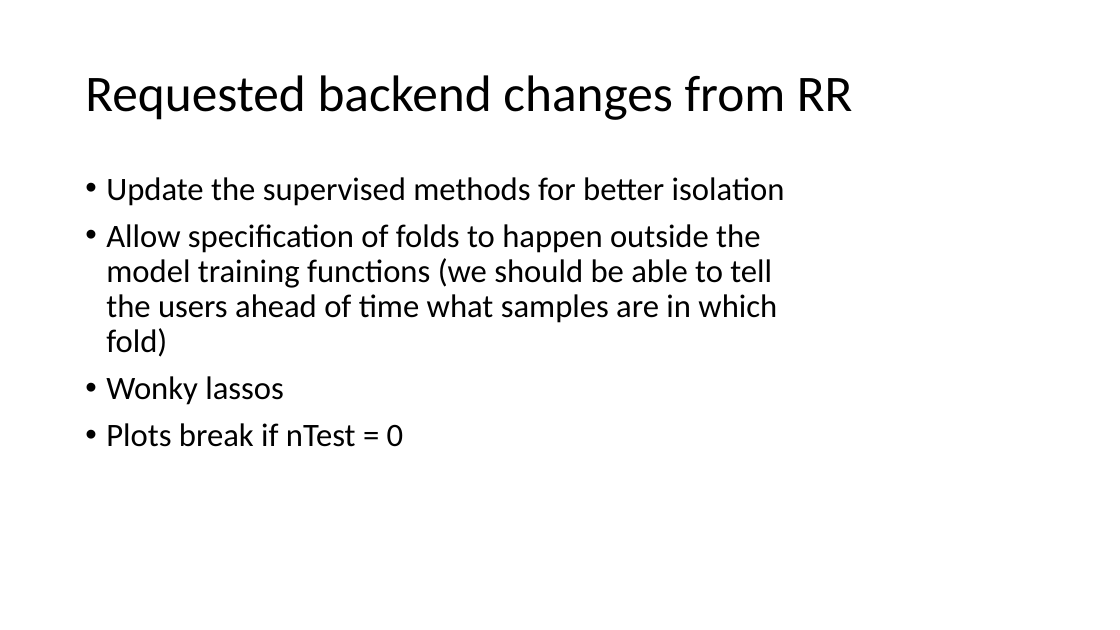
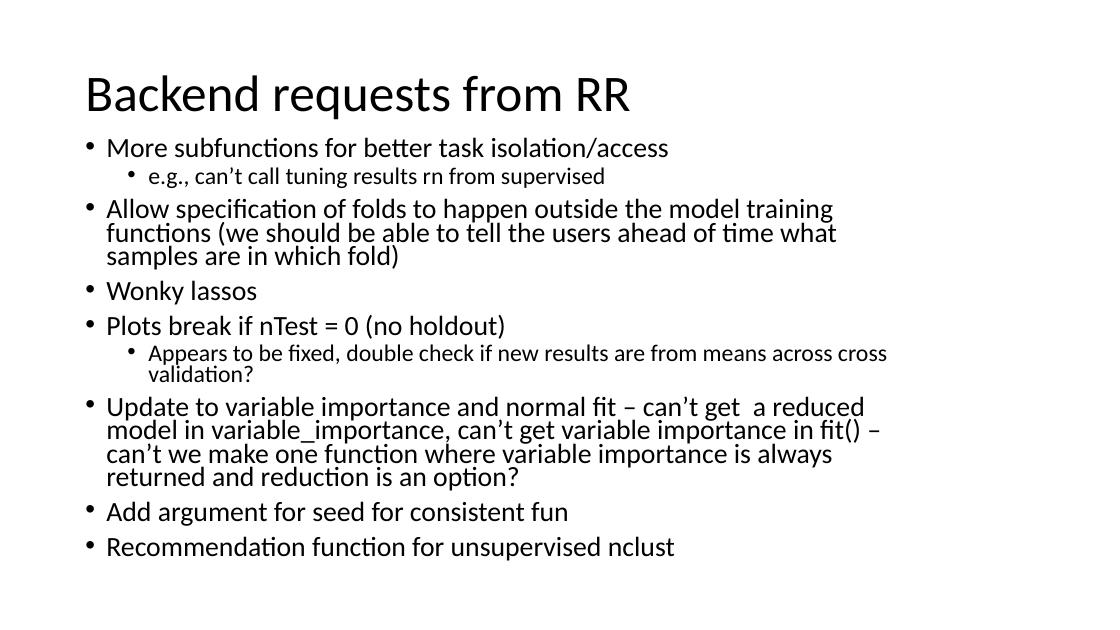
Before and after one commit to pmartR/OmicsMLMentor_ShinyApp, a slide deck: slide 3 of SLOPE_progress.pptx. Drawn at 1120x630 pixels with LibreOffice and Linux fonts; fonts in the diff are those of the drawing. Boxes give left, top, right and bottom in pixels: in the first picture for what was removed or moved away, otherwise in the second. Text is boxed around its words. In the diff, an @@ line names an element or a change of style, - is before the commit and + after.

Commit message:
Cv fold recommendation

```diff
--- a/SLOPE_progress.pptx
+++ b/SLOPE_progress.pptx
@@ title at [85,75,631,120]: text changed @@
-Requested backend changes from RR
+Backend requests from RR
@@ text "More subfunctions for better task ...": place and size @@
-text "More subfunctions for better task ..." at [106,177,785,447]
+text "More subfunctions for better task ..." at [106,137,887,561]
@@ text at [106,137,669,188]: text changed; size 28 to 23.8 pt @@
-• Update the supervised methods for better isolation
+• More subfunctions for better task isolation/access
+  • e.g., can’t call tuning results rn from supervised
@@ text at [106,198,837,305]: size 28 to 23.8 pt in "Allow specification of folds to happen outside ...", "Wonky lassos"; line spacing 0.9 to 0.7 @@
@@ text at [106,315,887,561]: text changed; size 28 to 23.8 pt @@
-• Plots break if nTest = 0
+• Plots break if nTest = 0 (no holdout)
+  • Appears to be fixed, double check if new results are from means across cross validation?
+• Update to variable importance and normal fit – can’t get a reduced model in variable_importance, can’t get variable importance in fit() – can’t we make one function where variable importance is always returned and reduction is an option?
+• Add argument for seed for consistent fun
+• Recommendation function for unsupervised nclust
```
Also in this commit, not shown: 4 other slides changed, 13 other files.
